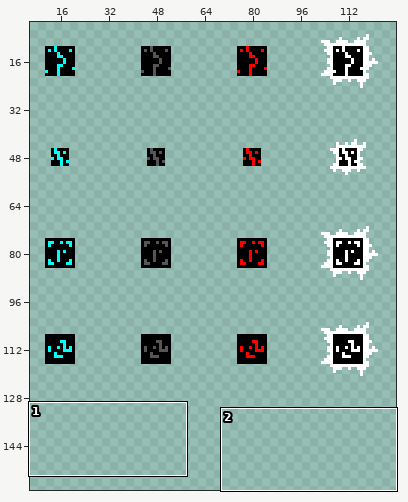
Sprite sheet -- game/assets/sdCube.png. Above: a wide view before the commit, with the close-up outlined.
Close-up. First the earlier version:
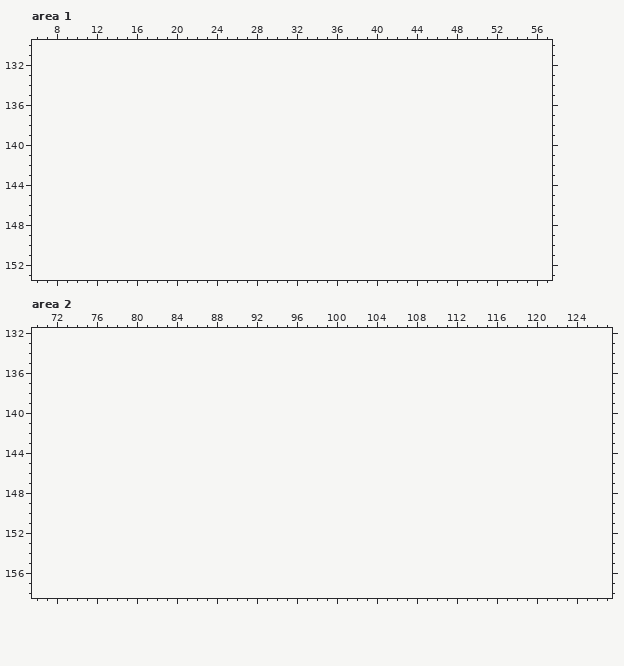
The file is 128x128 pixels. Shown: area 1: x 6..57, y 130..153; area 2: x 70..127, y 132..158. The old version is drawn lined up with the new one, on the new canvas. The wide view leaves out empty margins.
And afterwards:
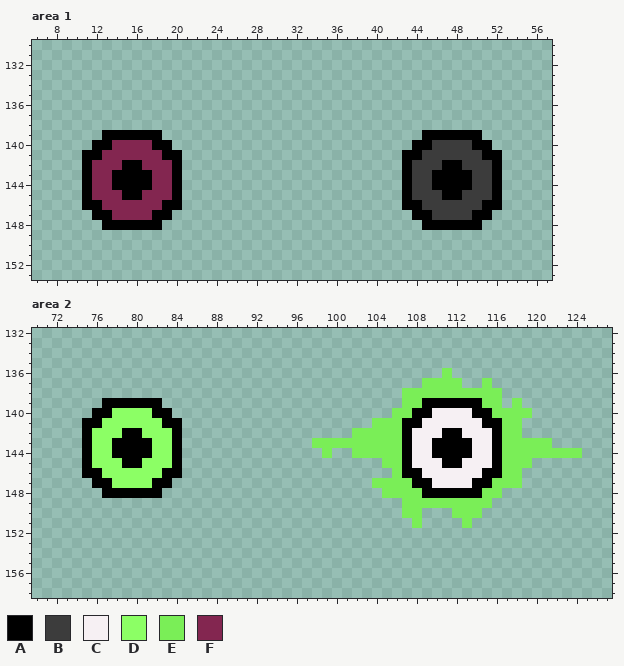
Palette (. is transparent): A #000000  B #3c3c3c  C #f6f0f3  D #8cff65  E #7aee57  F #832650
Difference:
canvas 128x128 -> 128x160
Changed rows in their new state; - is an unchanged pixel.
Area 1:
first column x 11:
139 --AAAAAA--------------------------AAAAAA--
140 -AAFFFFAA------------------------AABBBBAA-
141 AAFFFFFFAA----------------------AABBBBBBAA
142 AFFFAAFFFA----------------------ABBBAABBBA
143 AFFAAAAFFA----------------------ABBAAAABBA
144 AFFAAAAFFA----------------------ABBAAAABBA
145 AFFFAAFFFA----------------------ABBBAABBBA
146 AAFFFFFFAA----------------------AABBBBBBAA
147 -AAFFFFAA------------------------AABBBBAA-
148 --AAAAAA--------------------------AAAAAA--
Area 2:
first column x 75:
136 ------------------------------------E-------------
137 ----------------------------------EEEE--E---------
138 --------------------------------EEEEEEEEEE--------
139 --AAAAAA------------------------EEAAAAAAEE-E------
140 -AADDDDAA----------------------EEAACCCCAAEEEE-----
141 AADDDDDDAA-------------------EEEAACCCCCCAAEE------
142 ADDDAADDDA-----------------EEEEEACCCAACCCAEE------
143 ADDAAAADDA-------------EEEEEEEEEACCAAAACCAEEEEE---
144 ADDAAAADDA--------------E--EEEEEACCAAAACCAEEEEEEEE
145 ADDDAADDDA--------------------EEACCCAACCCAEEE-----
146 AADDDDDDAA---------------------EAACCCCCCAAEE------
147 -AADDDDAA--------------------EEEEAACCCCAAEEE------
148 --AAAAAA----------------------EEEEAAAAAAEE--------
149 --------------------------------EEEEEEEEE---------
150 --------------------------------EE---EEE----------
151 ---------------------------------E----E-----------
Changed places in both close-ups, as pixel boxes (x1, y1, x2, y2):
added: (82, 130, 182, 230)
added: (402, 130, 502, 230)
added: (312, 368, 582, 528)
added: (82, 398, 182, 498)
